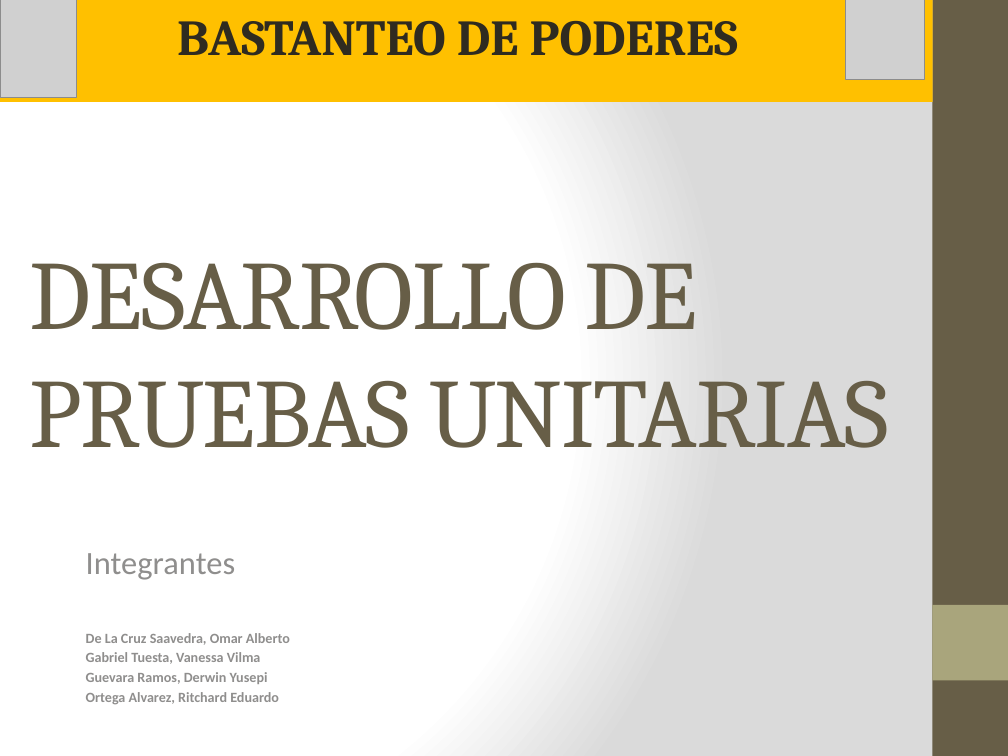
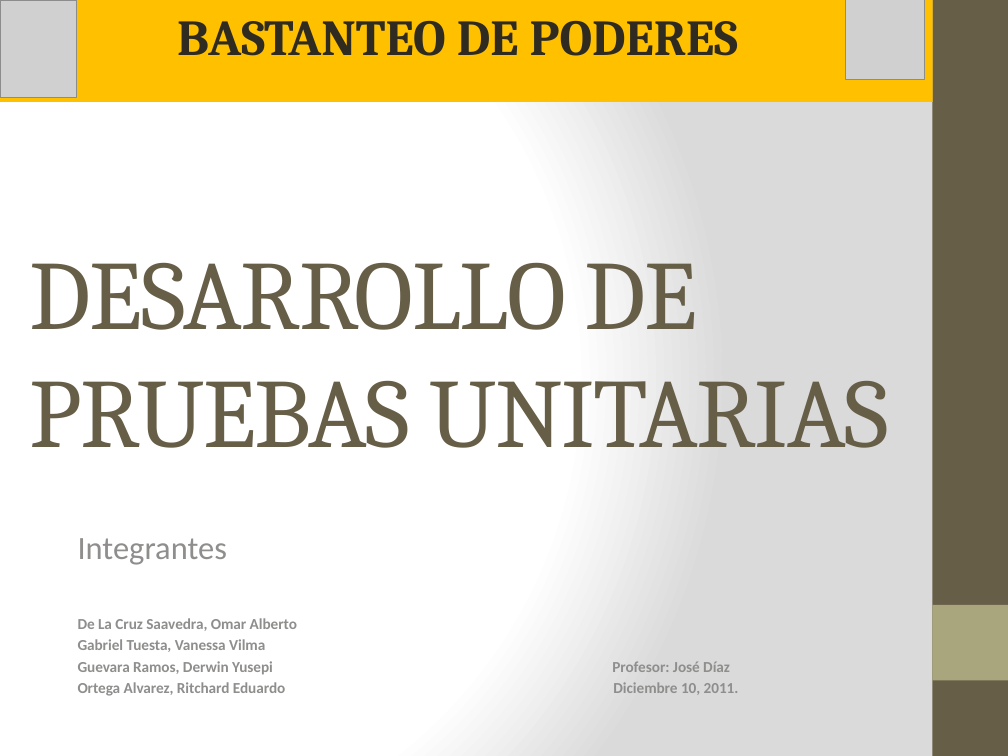
Before and after one commit to vannygabrielli/FinalProjectPeruBank, a slide deck: slide 1 of Documentacion/Presentacion ppt.pptx. Drawn at 1008x756 pixels with LibreOffice and Linux fonts; fonts in the diff are those of the drawing; grey boxes stand for pictures. Boxes give left, top, right and bottom in pixels: in the first picture for what was removed or moved away, otherwise in the second. Text is boxed around its words. In the diff, an @@ line names an element or a change of style, - is before the commit and + after.

```diff
--- a/Documentacion/Presentacion ppt.pptx
+++ b/Documentacion/Presentacion ppt.pptx
@@ subtitle "Integrantes": place and size @@
-subtitle "Integrantes" at (86, 553, 290, 704)
+subtitle "Integrantes" at (78, 538, 739, 696)
@@ subtitle at (78, 618, 297, 652): size 10.1 to 10.8 pt in "De La Cruz Saavedra, Omar Alberto", "Gabriel Tuesta, Vanessa Vilma" @@
@@ subtitle at (78, 661, 739, 696): text changed; size 10.1 to 10.8 pt @@
-Guevara Ramos, Derwin Yusepi
-Ortega Alvarez, Ritchard Eduardo
+Guevara Ramos, Derwin Yusepi Profesor: José Díaz
+Ortega Alvarez, Ritchard Eduardo Diciembre 10, 2011.
```
Also in this commit, not shown: 5 other slides changed, 3 slides added, 23 other files.
